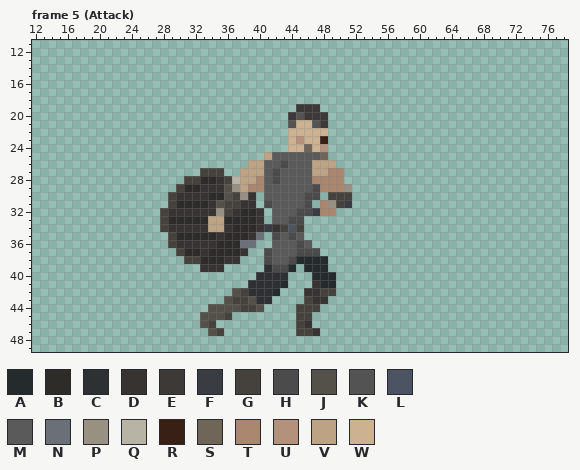
Pixel-art file -- NeverShallWeDie/Assets/Sprites/Enemies/Prologue/AxeNavy/AxeNavy.aseprite. The picture above was drawn from the file before the commit.
80x64 pixels, 19 frames. Colours within 5 levels of each other are drawn and written as one. Shown: frame 5 (Attack): x 12..78, y 11..49. The commit also changed other frames, which this record leaves out.
Palette (. is transparent): A #252a2c  B #2e2c29  C #2e3133  D #363330  E #3c3937  F #3a3c43  G #45413d  H #4b4b4b  J #54504a  K #535353  L #4c5362  M #5a5a5a  N #6a6f78  P #989181  Q #b7b3a5  R #382014  S #706658  T #aa876e  U #b3917b  V #bba383  W #ccb290
After the commit:
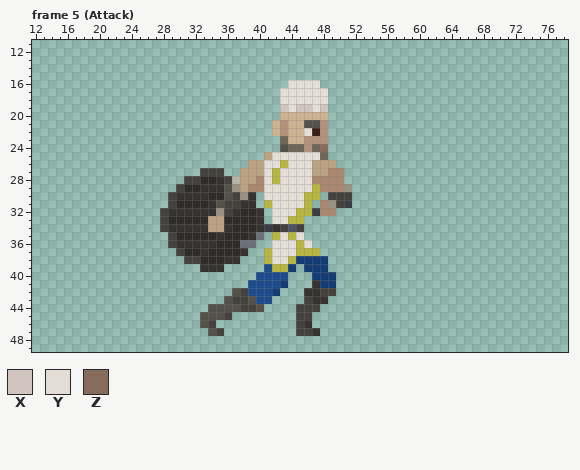
Colours new in this view: X #d2c5bf  Y #e3ddd5  Z #876b5d
Edits made:
layer "Layer 2" added
colour A: #252a2c -> #133c75
colour C: #2e3133 -> #1c4a8a
colour H: #4b4b4b -> #b6b53f
Frame 5 (Attack), layers "Layer 2", "Layer 1":
y 16: x 44..47 .... -> YYYY
y 17..18: x 43..48 ...... -> YYYYYY
y 19: x 43..48 ..EEE. -> XYXXYX
y 20: x 43..48 .EKEEE -> WWWWWW
y 21: x 42..44 ..K -> WUW; x 46..48 WKE -> JJU
y 22: x 42..43 .. -> WU; x 46..48 WWW -> YRU
y 23: x 43 . -> S; x 45..48 UWWR -> WUUU
y 24: x 43..48 .WWSWU -> JSSUSZ
y 25: x 42..47 MMMMMM -> YYYYYY
y 26: x 41..42 MM -> YY; x 44..46 MMM -> YYY
y 27..28: x 41 M -> Y; x 43..46 MMMM -> YYYY
y 29: x 41..46 MMMMMM -> YYYYYY
y 30: x 41..45 MMMMM -> YYYYY
y 31: x 42..45 MMMM -> YYYY
y 32: x 42..44 MMM -> YYY
y 33: x 42..43 MM -> YY
y 35: x 43 M -> Y; x 45 M -> Y
y 36: x 42..44 MMM -> YYY; x 46 M -> Y
y 37: x 42..44 MMM -> YYY
y 38: x 42..43 MM -> YY
Boxes around the changes in both pictures, in picture pixels (x1, y1, x2, y2):
changed: (248, 80, 336, 304)
